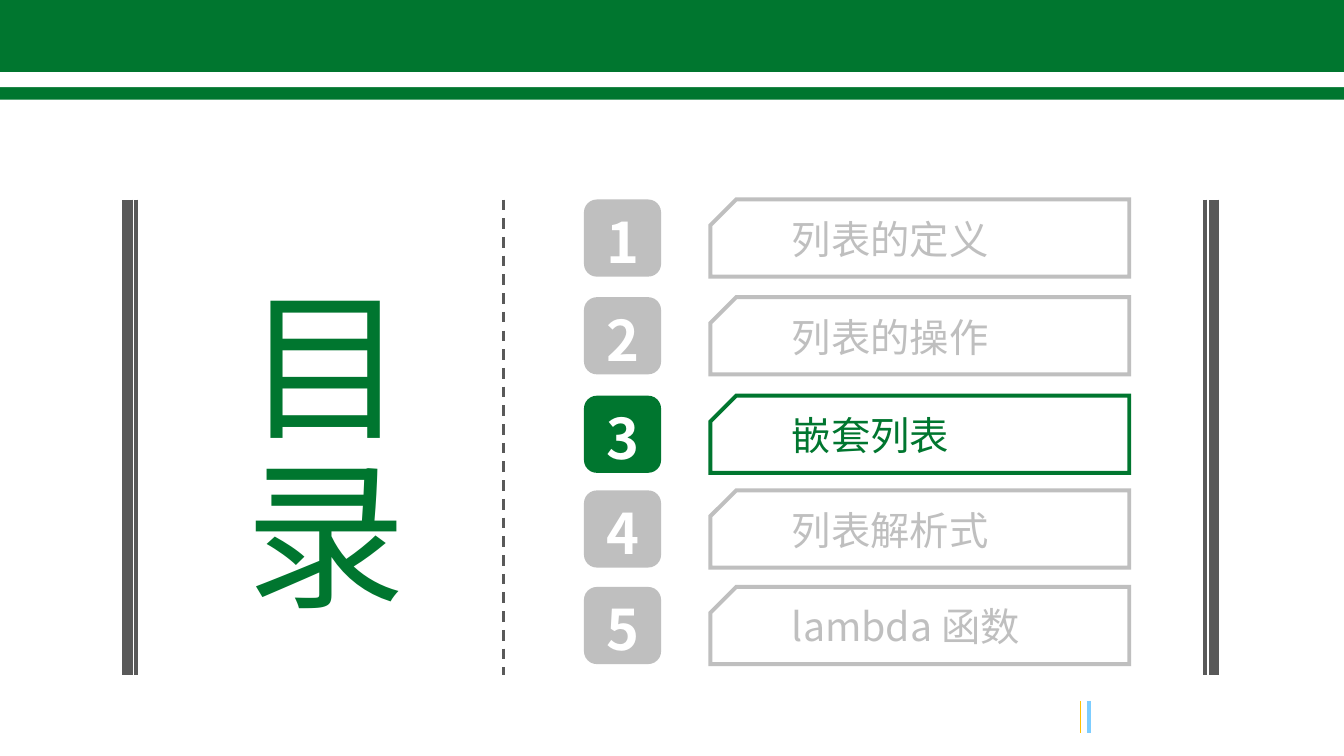
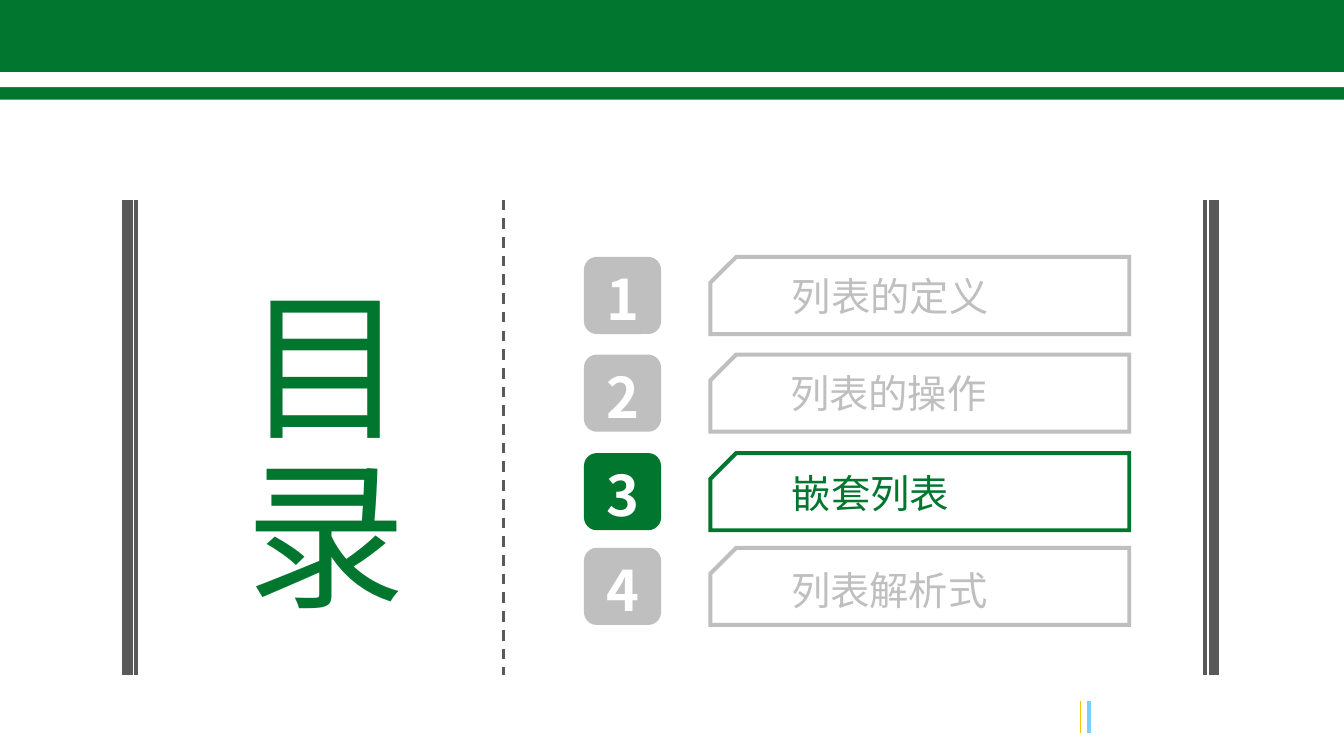
Before and after one commit to freeshow/LearningPython, a slide deck: slide 18 of Python 列表.pptx (slide 16 before the commit). Drawn at 1344x756 pixels with LibreOffice and Linux fonts; fonts in the diff are those of the drawing; background and template pictures are left out. Boxes give left, top, right and bottom in pixels: in the first picture for what was removed or moved away, otherwise in the second. Text is boxed around its words. In the diff, an @@ line names an element or a change of style, - is before the commit and + after.

```diff
--- a/Python 列表.pptx
+++ b/Python 列表.pptx
@@ 5 texts, 4 snip rects, 3 rounded rectangles: place and size @@
-5 texts, 4 snip rects, 3 rounded rectangles at bbox=[584, 200, 1130, 554]
+5 texts, 4 snip rects, 3 rounded rectangles at bbox=[584, 258, 1193, 626]
@@ 2 texts, 1 rounded rectangle, 1 snip rect: place and size @@
-2 texts, 1 rounded rectangle, 1 snip rect at bbox=[584, 221, 1130, 568]
+2 texts, 1 rounded rectangle, 1 snip rect at bbox=[584, 278, 1130, 625]
@@ rounded rectangle removed at bbox=[584, 587, 661, 664] @@
@@ snip rect removed at bbox=[711, 587, 1130, 664] @@
@@ text removed at bbox=[606, 609, 639, 665] @@
-5
@@ text removed at bbox=[792, 608, 1020, 644] @@
-lambda 函数
```
Also in this commit, not shown: 9 other slides changed, 2 slides added, 2 slides removed, 5 other files.
